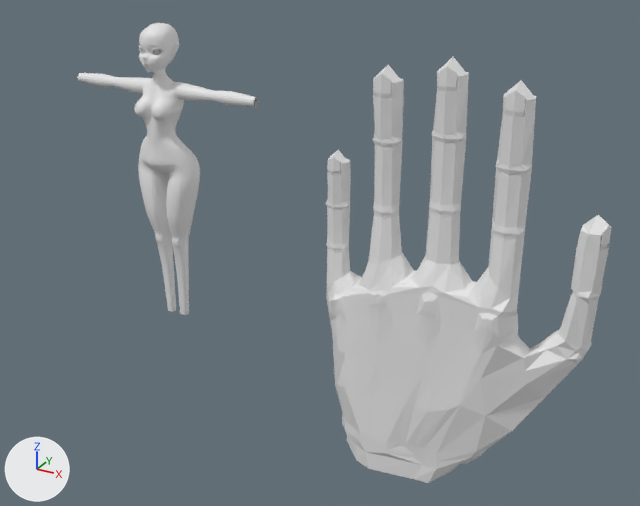
An edit to the Blender file BasicSht/TutorialSht/nino01.blend, drawn before and after from the same camera.
Camera for both pictures: a 50 mm lens placed at (51.6, -62.2, 40.2), pointed at (17.0, 0.7, 8.8). Every picture has the same lights, and +X, +Y and +Z are marked at lower left.

In view in the first picture: 'Circle.002', 'Face03'.
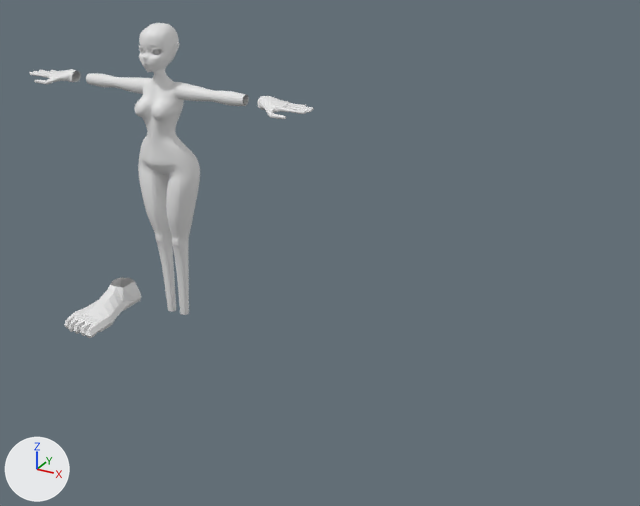
Location of each change, [x1, y1, x2, y2] in pixels of the pictures (640 x 506 px):
'Circle.002', deleted: before [325, 57, 612, 483]
'Face03', reshaped (56% wider): before [77, 23, 259, 315]; after [29, 23, 314, 315]
'Circle.001', added: after [64, 277, 141, 338]
part 1 of me_vert_003, added: after [29, 69, 314, 119]
part 2 of me_vert_003, cut back: before [77, 73, 259, 107]; after [86, 73, 249, 106]

Edits to the bpy script that builds the scene:
```text
Change me_vert_003:
    used by ob_face03; location = (0.0, 0.0, 0.0)
    remove me_vert_003.from_pydata(...)  # 1029 vertices, 978 faces; spans x -10.1..0.0, y -0.9..3.6, z -1.7..27.2
    add me_vert_003.from_pydata(...)  # 1765 vertices, 1707 faces; spans x -15.9..0.0, y -0.9..3.6, z -1.7..27.2
    me_vert_003 part 1: a new loose piece of 745 vertices spanning x -15.9..-10.5, y -0.4..2.7, z 20.6..21.9
    me_vert_003 part 2
    16 vertices are removed from x -10.1..-8.9, y 1.2..2.3, z 20.7..21.7
    18 faces are deleted
    7 vertices are added at x -9.0, y 1.2..2.4, z 20.7..21.7
    9 new faces join them
Add me_circle_005:
    me_circle_005.from_pydata(...)  # 223 vertices, 218 faces; spans x -8.06..1.28, y 2.84..7.04, z -1.1..1.36
Remove ob_circle_002:
    ob_circle_002 = bpy.data.objects.new('Circle.002', me_circle_006)
    ob_circle_002.location = (23.4, 0.0, 10.0)
    ob_circle_002.scale = (1.3, 1.0, 1.0)
Add ob_circle_001:
    ob_circle_001 = bpy.data.objects.new('Circle.001', me_circle_005)
    ob_circle_001.location = (0.0, 0.0, 0.0)
    ob_circle_001.rotation_euler = (0.0, 0.0, 1.571)  # degrees (0, 0, 90)
```
